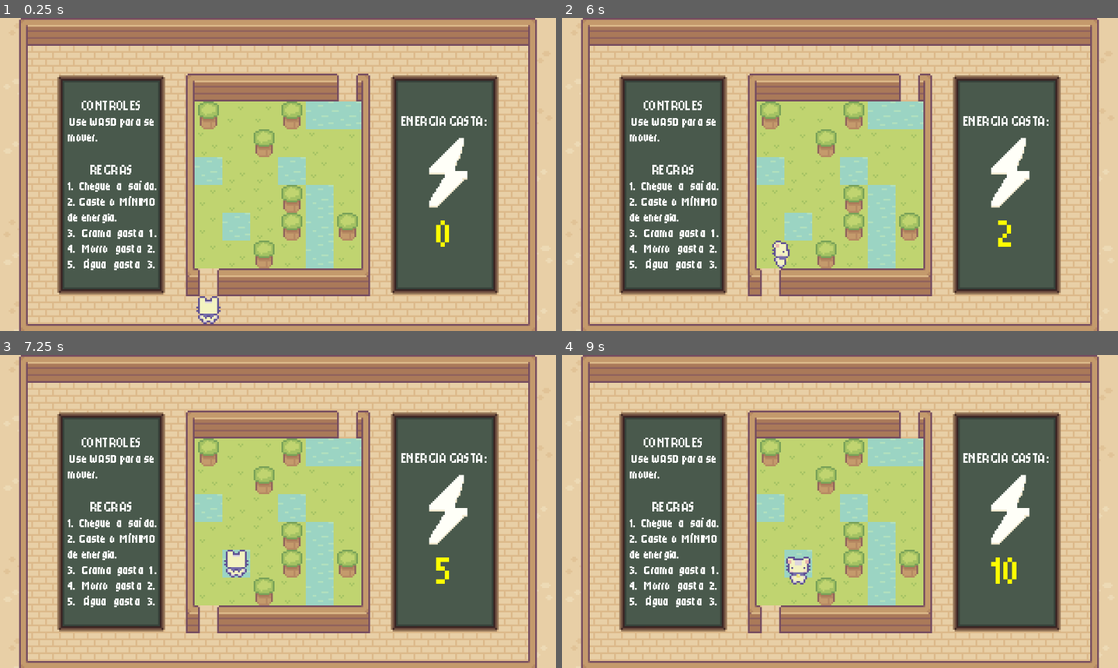
Above: before the commit, frames 1-4 (two rows, left to right).
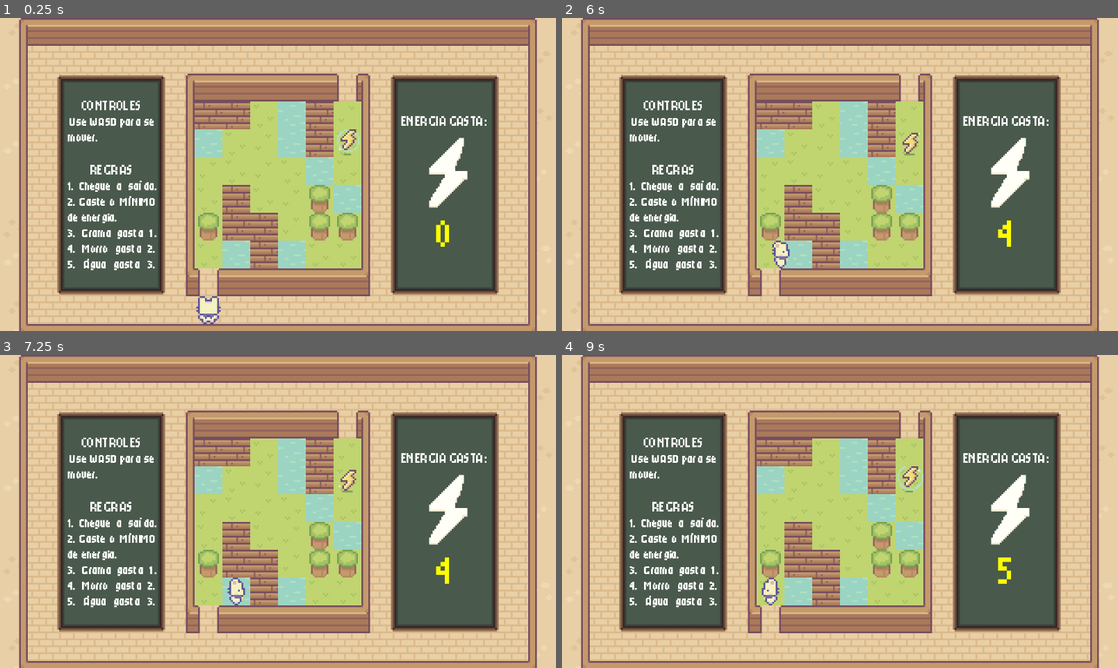
Above: after the commit, the same moments.

Repository: Luciano-Tadeu/pathfiding-game-A-
Game: Godot game, scene res://cenas/Ambiente.tscn
Same seed, same stepped clock (60 frames per second), same inputs: the game is played once before the commit and once after it.
Inputs:
- Up to frame 1 (0.25 s): no input
- Up to frame 2 (6 s): tap Enter at 0.5 s; hold D (Direita) 0.53-1.28 s; hold S (Trás) 0.53-1.28 s; hold A (Esquerda) 1.28-2.03 s; tap S (Trás) every 1.5 s from 1.35 to 5.85 s; hold D (Direita) 2.03-2.78 s; hold S (Trás) 2.03-2.78 s; tap Space at 2.75 s; hold W (Frente) 2.78-3.53 s; hold S (Trás) 3.53-4.28 s; hold A (Esquerda) 3.53-5.78 s; hold S (Trás) 5.03-5.78 s; hold D (Direita) from 5.78 s (still down)
- Up to frame 3 (7.25 s): release D (Direita) at 6.53 s; hold W (Frente) from 6.53 s (still down); hold S (Trás) from 6.53 s (still down)
- Up to frame 4 (9 s): release W (Frente) at 7.28 s; release S (Trás) at 7.28 s; hold D (Direita) 7.28-8.03 s; tap S (Trás) at 7.35, 8.85 s; hold S (Trás) 8.03-8.78 s; hold A (Esquerda) from 8.03 s (still down)

The runs differ from the first frame. In frame 1, 10% of the frame differs, in the area x 35-65%, y 26-80%; in frame 2, 10%; in frame 3, 11%; in frame 4, 11%, in the area x 35-82%, y 26-80%.

Commit message:
ADD: Paredes e Coletáveis

Diff:
--- a/godot/cenas/Gameplay.tscn
+++ b/godot/cenas/Gameplay.tscn
@@ -29,7 +29,7 @@
 tile_set = ExtResource("1_jgluu")
 
 [node name="TileMapLayer_Game" type="TileMapLayer" parent="." unique_id=1306168625]
-tile_map_data = PackedByteArray("AAAIAAMAAAACAAUAAAAJAAMAAQA …(309 unchanged characters)… AAAKAAYAAAABAAUAAAAJAAYAAQAIAAYAAAAIAAYAAAABAAUAAAAHAAYAAAABAAUAAAAHAAcAAAABAAUAAAAIAAcAAQAIAAYAAAAJAAc …(143 unchanged characters)…
+tile_map_data = PackedByteArray("AAAIAAMAAAACAAUAAAAJAAMAAQA …(309 unchanged characters)… AAAKAAYAAAABAAUAAAAJAAYAAQAIAAYAAAAIAAYACQAAAAAAAAAHAAYACQAAAAAAAAAHAAcAAAABAAUAAAAIAAcAAQAIAAYAAAAJAAc …(143 unchanged characters)…
 tile_set = ExtResource("1_jgluu")
 script = ExtResource("2_drsy8")
 
--- a/godot/cenas/tileset.tres
+++ b/godot/cenas/tileset.tres
@@ -3,13 +3,16 @@
 [ext_resource type="Texture2D" uid="uid://ddlbuurkm7xv6" path="res://Sprout Lands - Sprites - Basic pack/Sprout Lands - Sprites - Basic pack/Tilesets/Grass.png" id="1_p5vhu"]
 [ext_resource type="Texture2D" uid="uid://dqfek67xti824" path="res://Sprout Lands - Sprites - Basic pack/Sprout Lands - Sprites - Basic pack/Tilesets/Hills.png" id="2_mlaj1"]
 [ext_resource type="Texture2D" uid="uid://bhsxs2affnido" path="res://Sprout Lands - Sprites - Basic pack/Sprout Lands - Sprites - Basic pack/Tilesets/Water.png" id="3_at7el"]
+[ext_resource type="Texture2D" uid="uid://cox8womnl2pf1" path="res://Sprout Lands - Sprites - Basic pack/Sprout Lands - Sprites - Basic pack/Tilesets/parede_madeira_bordas.png" id="4_e257w"]
 [ext_resource type="Texture2D" uid="uid://c05ess3i8j1d8" path="res://Sprout Lands - Sprites - Basic pack/Sprout Lands - Sprites - Basic pack/Tilesets/Tabela Grafico.png" id="4_mlaj1"]
 [ext_resource type="Texture2D" uid="uid://han2ps0ux3uk" path="res://Sprout Lands - Sprites - Basic pack/Sprout Lands - Sprites - Basic pack/Tilesets/Wooden House.png" id="4_rylgp"]
+[ext_resource type="Texture2D" uid="uid://d10tcawhxdmmp" path="res://Sprout Lands - Sprites - Basic pack/Sprout Lands - Sprites - Basic pack/Tilesets/raio16_sheet_1x.png" id="5_bslpc"]
 [ext_resource type="Texture2D" uid="uid://chrf27oe111u4" path="res://Sprout Lands - Sprites - Basic pack/Sprout Lands - Sprites - Basic pack/Tilesets/Wooden_House_Roof_Tilset.png" id="5_e257w"]
 [ext_resource type="Texture2D" uid="uid://d4iinqmsk1djv" path="res://Sprout Lands - Sprites - Basic pack/Sprout Lands - Sprites - Basic pack/Tilesets/Wooden_House_Walls_Tilset.png" id="6_bslpc"]
 [ext_resource type="Texture2D" uid="uid://ch21tb6vw4jyc" path="res://Sprout Lands - Sprites - Basic pack/Sprout Lands - Sprites - Basic pack/Tilesets/Tilled_Dirt_v2.png" id="7_bp2wj"]
 [ext_resource type="Texture2D" uid="uid://mohgxbain1wc" path="res://Sprout Lands - Sprites - Basic pack/Sprout Lands - Sprites - Basic pack/Tilesets/Quadro.png" id="8_mv1bu"]
 [ext_resource type="Texture2D" uid="uid://co3e1ra64bfyr" path="res://Sprout Lands - Sprites - Basic pack/Sprout Lands - Sprites - Basic pack/Tilesets/QuadroRaio.png" id="9_rwqgu"]
+[ext_resource type="Texture2D" uid="uid://de3spy2qj160s" path="res://Sprout Lands - Sprites - Basic pack/Sprout Lands - Sprites - Basic pack/Tilesets/parede_madeira.png" id="12_bslpc"]
 
 [sub_resource type="TileSetAtlasSource" id="TileSetAtlasSource_6snwf"]
 texture = ExtResource("1_p5vhu")
@@ -340,6 +343,38 @@
 0:0/0 = 0
 0:0/0/custom_data_0 = 3
 
+[sub_resource type="TileSetAtlasSource" id="TileSetAtlasSource_bp2wj"]
+texture = ExtResource("4_e257w")
+0:0/0 = 0
+0:0/0/custom_data_0 = 999
+
+[sub_resource type="TileSetAtlasSource" id="TileSetAtlasSource_e257w"]
+texture = ExtResource("5_bslpc")
+0:1/animation_columns = 6
+0:1/animation_speed = 10.0
+0:1/animation_frame_0/duration = 1.0
+0:1/animation_frame_1/duration = 1.0
+0:1/animation_frame_2/duration = 1.0
+0:1/animation_frame_3/duration = 1.0
+0:1/animation_frame_4/duration = 1.0
+0:1/animation_frame_5/duration = 1.0
+0:1/0 = 0
+
+[sub_resource type="TileSetAtlasSource" id="TileSetAtlasSource_rwqgu"]
+texture = ExtResource("5_bslpc")
+0:0/animation_columns = 8
+0:0/animation_speed = 12.0
+0:0/animation_frame_0/duration = 1.0
+0:0/animation_frame_1/duration = 1.0
+0:0/animation_frame_2/duration = 1.0
+0:0/animation_frame_3/duration = 1.0
+0:0/animation_frame_4/duration = 1.0
+0:0/animation_frame_5/duration = 1.0
+0:0/animation_frame_6/duration = 1.0
+0:0/animation_frame_7/duration = 1.0
+0:0/0 = 0
+0:0/0/custom_data_0 = -2
+
 [sub_resource type="TileSetAtlasSource" id="TileSetAtlasSource_at7el"]
 texture = ExtResource("4_mlaj1")
 0:0/0 = 0
@@ -432,6 +467,7 @@
 1:1/0 = 0
 2:1/0 = 0
 3:1/0 = 0
+3:1/0/custom_data_0 = 999
 4:1/0 = 0
 0:2/0 = 0
 1:2/0 = 0
@@ -532,6 +568,11 @@
 1:2/0 = 0
 2:2/0 = 0
 
+[sub_resource type="TileSetAtlasSource" id="TileSetAtlasSource_mv1bu"]
+texture = ExtResource("12_bslpc")
+0:0/0 = 0
+0:0/0/custom_data_0 = 999
+
 [resource]
 custom_data_layer_0/name = "custo_energia"
 custom_data_layer_0/type = 2
@@ -545,3 +586,7 @@
 sources/8 = SubResource("TileSetAtlasSource_nntq6")
 sources/10 = SubResource("TileSetAtlasSource_anr53")
 sources/2 = SubResource("TileSetAtlasSource_at7el")
+sources/9 = SubResource("TileSetAtlasSource_mv1bu")
+sources/11 = SubResource("TileSetAtlasSource_bp2wj")
+sources/15 = SubResource("TileSetAtlasSource_rwqgu")
+sources/12 = SubResource("TileSetAtlasSource_e257w")
--- a/godot/scripts/game/movement.gd
+++ b/godot/scripts/game/movement.gd
@@ -101,34 +101,34 @@
 	# Movimento dentro do Grid 6x6
 	if nova_posicao_grid.x >= limite_min.x and nova_posicao_grid.x <= limite_max.x:
 		if nova_posicao_grid.y >= limite_min.y and nova_posicao_grid.y <= limite_max.y:
+			if $"../TileMapLayer_Game".get_cell_source_id(nova_posicao_grid) != 9:
+				var tile_data = mapa.get_cell_tile_data(nova_posicao_grid)
 
-			var tile_data = mapa.get_cell_tile_data(nova_posicao_grid)
+				# Sistema de Energia
+				if tile_data:
+					var custo = tile_data.get_custom_data('custo_energia')
+					energia_gasta += custo
+					historico_energia.append(energia_gasta)
+					atualizar_painel_energia()
 
-			# Sistema de Energia
-			if tile_data:
-				var custo = tile_data.get_custom_data('custo_energia')
-				energia_gasta += custo
-				historico_energia.append(energia_gasta)
-				atualizar_painel_energia()
+				# Dispara as animações
+				match direcao:
+					Vector2i.RIGHT:
+						sprite.play("Right")
+						som_passo.play()
+					Vector2i.LEFT:
+						sprite.play("Left")
+						som_passo.play()
+					Vector2i.DOWN:
+						sprite.play("Down")
+						som_passo.play()
+					Vector2i.UP:
+						sprite.play("Up")
+						som_passo.play()
 
-			# Dispara as animações
-			match direcao:
-				Vector2i.RIGHT:
-					sprite.play("Right")
-					som_passo.play()
-				Vector2i.LEFT:
-					sprite.play("Left")
-					som_passo.play()
-				Vector2i.DOWN:
-					sprite.play("Down")
-					som_passo.play()
-				Vector2i.UP:
-					sprite.play("Up")
-					som_passo.play()
-
-			posicao_grid = nova_posicao_grid
-			caminho_percorrido.append(direcao)
-			deslizar_para_novo_bloco()
+				posicao_grid = nova_posicao_grid
+				caminho_percorrido.append(direcao)
+				deslizar_para_novo_bloco()
 
 # Função que Movimenta o personagem no Grid 6x6
 func deslizar_para_novo_bloco():
@@ -146,6 +146,12 @@
 	sprite.pause()
 	movendo = false
 
+	if $"../TileMapLayer_Game".get_cell_source_id(posicao_grid) == 15:
+		$"../TileMapLayer_Game".set_cell(posicao_grid, 12, Vector2i(0, 1))
+		var temp = posicao_grid
+		await get_tree().create_timer(0.7).timeout
+		$"../TileMapLayer_Game".set_cell(temp, 0, Vector2i(1, 5))
+
 	# --- VERIFICAÇÃO DE VITÓRIA ---
 	if posicao_grid == coordenada_saida:
 		finish.emit(energia_gasta)
--- a/godot/scripts/game/randomizer.gd
+++ b/godot/scripts/game/randomizer.gd
@@ -2,59 +2,113 @@
 
 @export var limite_min: Vector2i = Vector2i(7, 3)
 @export var limite_max: Vector2i = Vector2i(12, 8)
+@export var ponto_inicio: Vector2i = Vector2i(12, 3)
+@export var ponto_fim: Vector2i = Vector2i(7, 8)
+@export var max_tentativas: int = 50
 
-var mapa: Array[Dictionary] = [
-
-];
+var mapa: Array[Dictionary] = []
 
 var blocos_disponiveis = [
-	{"source": 0, "atlas": Vector2i(1, 5), "peso": 30}, # GRAMA 1
-	{"source": 0, "atlas": Vector2i(2, 5), "peso": 30}, # GRAMA 2
-	{"source": 1, "atlas": Vector2i(8, 6), "peso": 20}, # MORRO
-	{"source": 10, "atlas": Vector2i(0, 0), "peso": 20}  # ÁGUA
+	{"source": 0, "atlas": Vector2i(1, 5), "peso": 25},  # GRAMA 1
+	{"source": 0, "atlas": Vector2i(2, 5), "peso":25},  # GRAMA 2
+	{"source": 1, "atlas": Vector2i(8, 6), "peso": 15},  # MORRO
+	{"source": 10, "atlas": Vector2i(0, 0), "peso": 10}, # ÁGUA
+	{"source": 15, "atlas": Vector2i(0, 0), "peso": 8}   # RAIO
 ]
 
 func _ready():
 	randomize()
 	gerar_mapa_aleatorio()
 
-func gerar_mapa_aleatorio():
-	mapa.clear();
-	# Loop que passa por todos os X e Y dentro da sua área 6x6
+func dentro_do_mapa(p: Vector2i) -> bool:
+	return p.x >= limite_min.x and p.x <= limite_max.x \
+		and p.y >= limite_min.y and p.y <= limite_max.y
+
+func limpar_area():
+	# Reseta TODA a área para grama antes de cada tentativa
 	for x in range(limite_min.x, limite_max.x + 1):
 		for y in range(limite_min.y, limite_max.y + 1):
-			var coordenada_atual = Vector2i(x, y);
+			var grama = blocos_disponiveis[randi() % 2] # grama 1 ou 2
+			set_cell(Vector2i(x, y), grama["source"], grama["atlas"])
 
-			# Escolhe um bloco aleatório da nossa lista
-			var tile_sorteado = sortear_bloco()
+func gerar_mapa_aleatorio():
+	for tentativa in range(max_tentativas):
+		construir_mapa()
+		if validar_caminho():
+			salvar_mapa()
+			return
 
-			# Desenha o bloco no mapa!
-			set_cell(coordenada_atual, tile_sorteado["source"], tile_sorteado["atlas"])
+	# Fallback: nenhuma tentativa deu certo, gera mapa sem muros
+	push_warning("Não achou mapa válido em %d tentativas. Gerando sem muros." % max_tentativas)
+	construir_mapa(0)
+	salvar_mapa()
 
-			# Salva o bloco no vetor
+func construir_mapa(quantidade_muros: int = 5):
+	limpar_area()
+
+	# Muros
+	for i in range(quantidade_muros):
+		var px = randi_range(limite_min.x, limite_max.x)
+		var py = randi_range(limite_min.y, limite_max.y)
+		var direcao = [Vector2i.RIGHT, Vector2i.DOWN, Vector2i.LEFT, Vector2i.UP].pick_random()
+		var tamanho_muro = randi_range(2, 3)
+
+		for passo in range(tamanho_muro):
+			var pos_muro = Vector2i(px, py) + (direcao * passo)
+			if dentro_do_mapa(pos_muro) and pos_muro != ponto_inicio and pos_muro != ponto_fim:
+				set_cell(pos_muro, 9, Vector2i(0, 0))
+
+	# Água, morro, raio (só em cima de grama, nunca no início/fim)
+	for x in range(limite_min.x, limite_max.x + 1):
+		for y in range(limite_min.y, limite_max.y + 1):
+			var pos = Vector2i(x, y)
+			if get_cell_source_id(pos) == 0 and pos != ponto_inicio and pos != ponto_fim:
+				var b = sortear_bloco()
+				set_cell(pos, b["source"], b["atlas"])
+
+func salvar_mapa():
+	mapa.clear()
+	for x in range(limite_min.x, limite_max.x + 1):
+		for y in range(limite_min.y, limite_max.y + 1):
+			var pos = Vector2i(x, y)
 			mapa.append({
 				"pos": Vector2i(x - limite_min.x, y - limite_min.y),
-				"source": tile_sorteado["source"],
-				"atlas": tile_sorteado["atlas"]
-			});
+				"source": get_cell_source_id(pos),
+				"atlas": get_cell_atlas_coords(pos)
+			})
 
+func validar_caminho() -> bool:
+	var visitados := {}
+	var fila: Array[Vector2i] = [ponto_inicio]
+	visitados[ponto_inicio] = true
+
+	while fila.size() > 0:
+		var atual = fila.pop_front()
+
+		if atual == ponto_fim:
+			return true
+
+		for dir in [Vector2i.RIGHT, Vector2i.LEFT, Vector2i.UP, Vector2i.DOWN]:
+			var vizinho = atual + dir
+			if not dentro_do_mapa(vizinho) or visitados.has(vizinho):
+				continue
+			if get_cell_source_id(vizinho) == 9:
+				continue
+			visitados[vizinho] = true
+			fila.append(vizinho)
+
+	return false
 
 func sortear_bloco() -> Dictionary:
 	var soma_pesos = 0
-
-	# 1. Soma todos os pesos
 	for bloco in blocos_disponiveis:
 		soma_pesos += bloco["peso"]
 
-	# 2. Sorteia um número de 0 até o total de pesos
 	var numero_sorteado = randi() % soma_pesos
-
-	# 3. Descobre em qual "fatia da pizza" o número caiu
 	var peso_acumulado = 0
 	for bloco in blocos_disponiveis:
 		peso_acumulado += bloco["peso"]
 		if numero_sorteado < peso_acumulado:
-			return bloco # Retorna o bloco que ganhou
+			return bloco
 
-	# Retorno de segurança
 	return blocos_disponiveis[0]
Binary file added: godot/Sprout Lands - Sprites - Basic pack/Sprout Lands - Sprites - Basic pack/Tilesets/parede_madeira.png
Not shown, added: godot/Sprout Lands - Sprites - Basic pack/Sprout Lands - Sprites - Basic pack/Tilesets/parede_madeira.png.import
Binary file added: godot/Sprout Lands - Sprites - Basic pack/Sprout Lands - Sprites - Basic pack/Tilesets/parede_madeira_bordas.png
Not shown, added: godot/Sprout Lands - Sprites - Basic pack/Sprout Lands - Sprites - Basic pack/Tilesets/parede_madeira_bordas.png.import
Binary file added: godot/Sprout Lands - Sprites - Basic pack/Sprout Lands - Sprites - Basic pack/Tilesets/raio16_sheet_1x.png
Not shown, added: godot/Sprout Lands - Sprites - Basic pack/Sprout Lands - Sprites - Basic pack/Tilesets/raio16_sheet_1x.png.import
